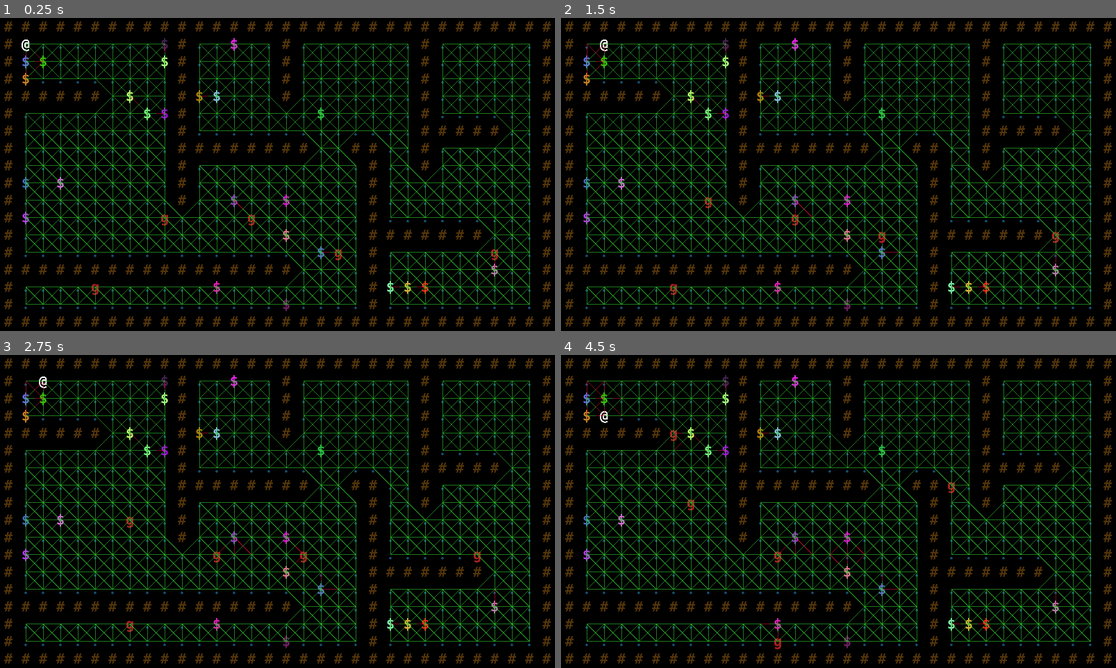
Above: before the commit, frames 1-4 (two rows, left to right).
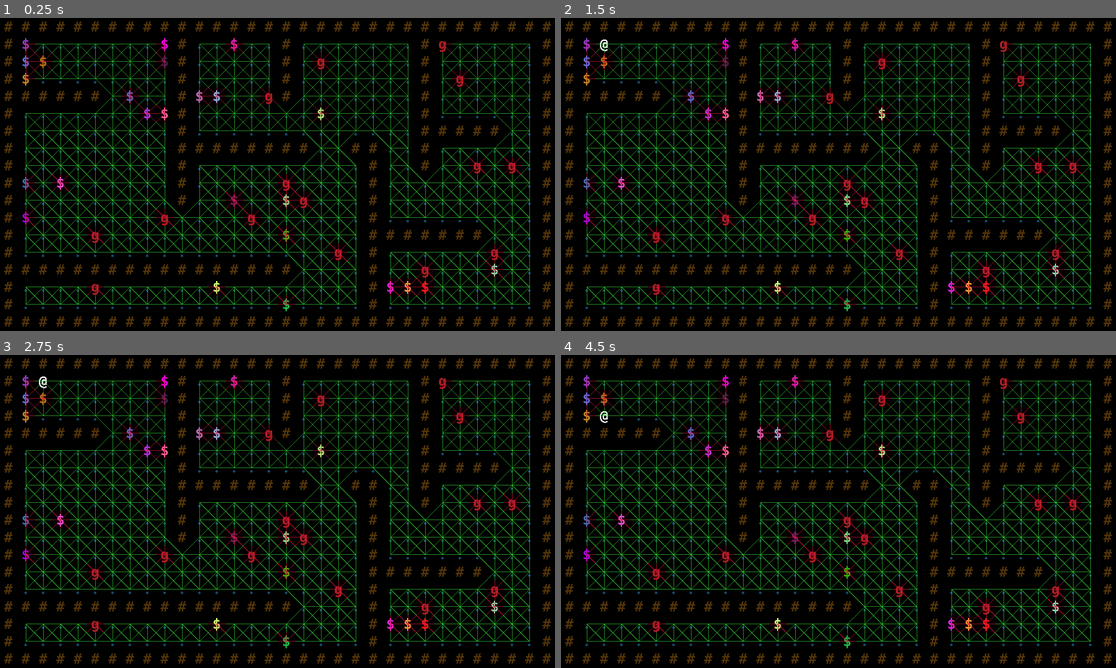
Above: after the commit, the same moments.

Repository: Mizar999/godot-roguelike
Game: Godot game, scene res://scenes/Main.tscn
The game is run twice, just before and just after one commit, with the same random seed, the same clock (stepped at 60 frames per second) and the same inputs.
Inputs:
- Up to frame 1 (0.25 s): no input
- Up to frame 2 (1.5 s): tap Enter at 0.5 s; tap Keypad 6 (e) at 0.6 s; tap Keypad 8 (n) at 0.8, 1.35 s; tap Space at 1.25 s
- Up to frame 3 (2.75 s): tap Keypad 9 (ne) at 1.55, 2.1 s; tap Enter at 2 s; tap Keypad 2 (s) at 2.3 s
- Up to frame 4 (4.5 s): tap Space at 2.75, 4.25 s; tap Keypad 2 (s) at 2.85 s; tap Keypad 3 (se) at 3.05, 3.6 s; tap Enter at 3.5 s; tap Keypad 4 (w) at 3.8, 4.35 s

The runs differ from the first frame. In frame 1, 1.6% of the frame differs, in the area x 3-94%, y 6-94%; in frame 2, 1.9%; in frame 3, 1.9%; in frame 4, 2.0%, in the area x 4-94%, y 6-95%.

Commit message:
Fix pathfinder with better update connection logic

Diff:
--- a/godot/data/Database.tscn
+++ b/godot/data/Database.tscn
@@ -23,7 +23,6 @@
 position = Vector2( 128, 0 )
 script = ExtResource( 2 )
 entity_name = "Player"
-blocks_movement = true
 
 [node name="Symbol" parent="actors/player" index="0"]
 region_rect = Rect2( 0, 256, 64, 64 )
--- a/godot/game/Game.gd
+++ b/godot/game/Game.gd
@@ -17,21 +17,21 @@
 	debug_draw = debug_draw_p
 	pathfinder = Pathfinder.new()
 	pathfinder.initialize_map(map, debug_draw)
-	# warning-ignore:return_value_discarded
-	connect(RL.SIGNAL_MAP_CHANGED, pathfinder, "update_connections")
 
 	player = spawn("actors/player", Vector2(1, 1))
-	for cell in map.get_passable_cells(5):
+	for cell in map.get_passable_cells(15):
 		spawn("actors/goblin", cell)
 	for cell in map.get_passable_cells(25):
 		spawn("props/statue", cell).get_node("Symbol").self_modulate = Color(randf(), randf(), randf())
+
+	pathfinder.update_connections()
 
 func spawn(path: String, cell: Vector2):
 	var entity = RL.database.create_entity(path)
 	entity.cell = cell
 	map.add_entity(entity)
 	if entity.is_in_group(RL.GROUP_BLOCKER):
-		emit_signal(RL.SIGNAL_MAP_CHANGED, [entity.cell])
+		pathfinder.dirty_cells[entity.cell] = false
 	# Cannot check for type 'Actor' with 'entity is Actor', because of cylcic reference
 	# see: https://github.com/godotengine/godot/issues/21461#issuecomment-578860188
 	if entity.has_method("take_turn"):
@@ -39,10 +39,11 @@
 	return entity
 
 func move(actor, cell: Vector2) -> void:
-	var old_cell = actor.cell
+	if actor.is_in_group(RL.GROUP_BLOCKER):
+		pathfinder.dirty_cells[actor.cell] = true
+		pathfinder.dirty_cells[cell] = false
 	actor.cell = cell
 	actor.position = map.map_to_world(cell)
-	emit_signal(RL.SIGNAL_MAP_CHANGED, [old_cell, cell], cell)
 
 func main_loop() -> void:
 	var actor
--- a/godot/map/Pathfinder.gd
+++ b/godot/map/Pathfinder.gd
@@ -3,12 +3,14 @@
 
 var astar: AStar2D
 var bounds: Rect2
+var dirty_cells
 var _map
 var _debug_draw
 
 func _init():
 	astar = AStar2D.new()
 	bounds = Rect2()
+	dirty_cells = {}
 	_map = null
 
 func initialize_map(map, debug_draw) -> void:
@@ -17,36 +19,56 @@
 	_debug_draw = debug_draw
 	_debug_draw.tilesize = _map.cell_size * _map.scale
 	bounds = map.get_used_rect()
-	var cells = map.get_floor_cells()
+	_initialize_connections()
+
+func get_path(from: Vector2, to: Vector2):
+	update_connections()
+	return astar.get_point_path(_get_id(from), _get_id(to))
+
+func update_connections() -> void:
+	var cell_id
+	var neighbor
+	var neighbor_id
+	var is_passable
+	for cell in dirty_cells:
+		cell_id = _get_id(cell)
+		is_passable = dirty_cells[cell]
+		for x in range(-1, 2):
+			for y in range(-1, 2):
+				neighbor = Vector2(cell.x + x, cell.y + y)
+				neighbor_id = _get_id(neighbor)
+				if cell_id != neighbor_id and astar.has_point(cell_id) and astar.has_point(neighbor_id):
+					# TODO Wrong update logic: Movement from cell to neighbor must be possible,
+					# if neighbor is passable
+					if is_passable:
+						if !astar.are_points_connected(cell_id, neighbor_id):
+							astar.connect_points(cell_id, neighbor_id)
+					else:
+						if astar.are_points_connected(cell_id, neighbor_id):
+							astar.disconnect_points(cell_id, neighbor_id)
+					_debug_draw.set_connection(cell, neighbor, astar.are_points_connected(cell_id, neighbor_id))
+	dirty_cells.clear()
+	_debug_draw.update()
+
+func _get_id(cell) -> int:
+	return (cell.y * bounds.size.x) + cell.x
+
+func _initialize_connections() -> void:
+	astar.clear()
+	var cells = _map.get_floor_cells()
 	for cell in cells:
 		astar.add_point(_get_id(cell), Vector2(cell.x, cell.y))
-	update_connections(cells)
 
-func get_path(from: Vector2, to: Vector2):
-	update_connections([from], to)
-	return astar.get_point_path(_get_id(from), _get_id(to))
-
-# TODO Something is wrong with this procedure
-func update_connections(cells = [], target = null) -> void:
+	var cell_id
 	var neighbor
 	var neighbor_id
-	var is_neighbor_passable
-	var cell_id
 	for cell in cells:
 		cell_id = _get_id(cell)
 		for x in range(-1, 2):
 			for y in range(-1, 2):
 				neighbor = Vector2(cell.x + x, cell.y + y)
 				neighbor_id = _get_id(neighbor)
-				if neighbor != cell and astar.has_point(neighbor_id):
-					is_neighbor_passable = neighbor == target or _map.is_cell_passable(neighbor)
-					if is_neighbor_passable:
-						astar.connect_points(cell_id, neighbor_id, false)
-					else:
-						if astar.are_points_connected(cell_id, neighbor_id):
-							astar.disconnect_points(cell_id, neighbor_id)
+				if cell_id != neighbor_id and astar.has_point(neighbor_id):
+					astar.connect_points(cell_id, neighbor_id)
 					_debug_draw.set_connection(cell, neighbor, astar.are_points_connected(cell_id, neighbor_id))
 	_debug_draw.update()
-
-func _get_id(cell) -> int:
-	return (cell.y * bounds.size.x) + cell.x
--- a/godot/project.godot
+++ b/godot/project.godot
@@ -167,7 +167,6 @@
 
 [rendering]
 
-quality/driver/driver_name="GLES2"
 quality/2d/use_pixel_snap=true
 vram_compression/import_etc=true
 vram_compression/import_etc2=false
